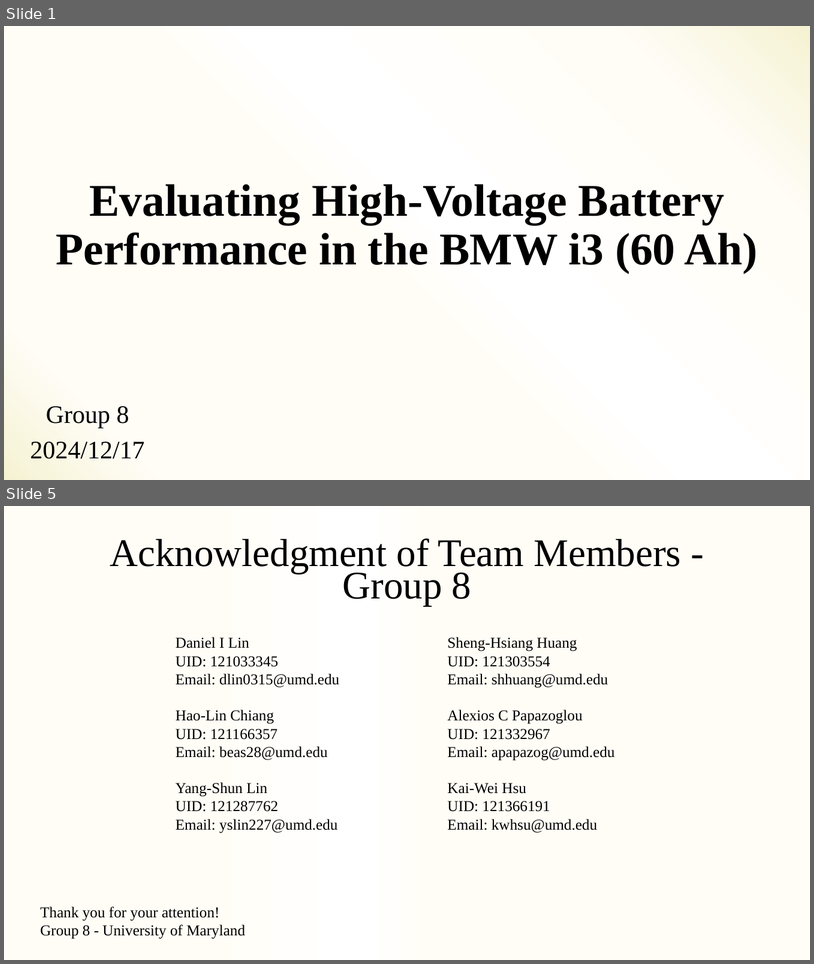
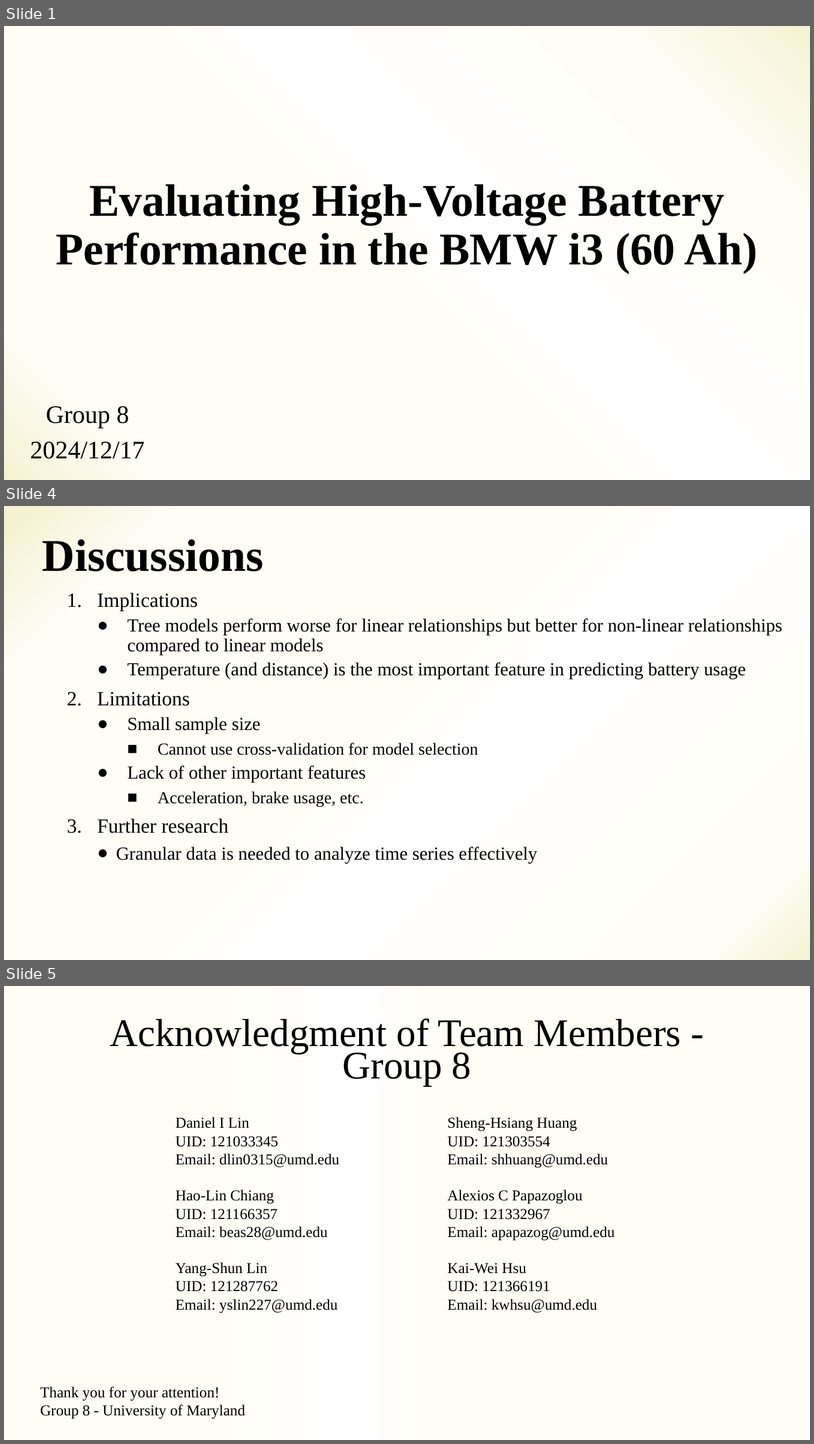
Before and after one commit to jshuang0520/final_project_602, a slide deck: Final Project/Final Project_group 8.pptx. Shown one above the other, each under a label of ours: slides 1 and 5 before the commit, slides 1, 4 and 5 after it; the slides between them are not shown. The pictures are 814x964 and 814x1444 pixels, drawn with LibreOffice and Linux fonts; fonts in the diff are those of the drawing. Boxes give left, top, right and bottom in pixels: in the first picture for what was removed or moved away, otherwise in the second. Text is boxed around its words. In the diff, an @@ line names an element or a change of style, - is before the commit and + after.

```diff
--- a/Final Project/Final Project_group 8.pptx
+++ b/Final Project/Final Project_group 8.pptx
@@ slide 4 added at <box>4,506,810,960</box>, background gradient #F5F2D3 to #FFFDF6 to #FFFFFF @@
@@ title added at <box>42,539,263,571</box>, 54 pt, text #000000, bold @@
+Discussions
@@ subtitle added at <box>97,592,783,863</box>, 22 pt, text #000000 @@
+1. Implications
+  ● Tree models perform worse for linear relationships but better for non-linear relationships compared to linear models
+  ● Temperature (and distance) is the most important feature in predicting battery usage
+2. Limitations
+  ● Small sample size
+    ■ Cannot use cross-validation for model selection
+  ● Lack of other important features
+    ■ Acceleration, brake usage, etc.
+3. Further research
+  ● Granular data is needed to analyze time series effectively
```
Also in this commit, not shown: 2 slides changed, 1 slide removed, 1 other file.
